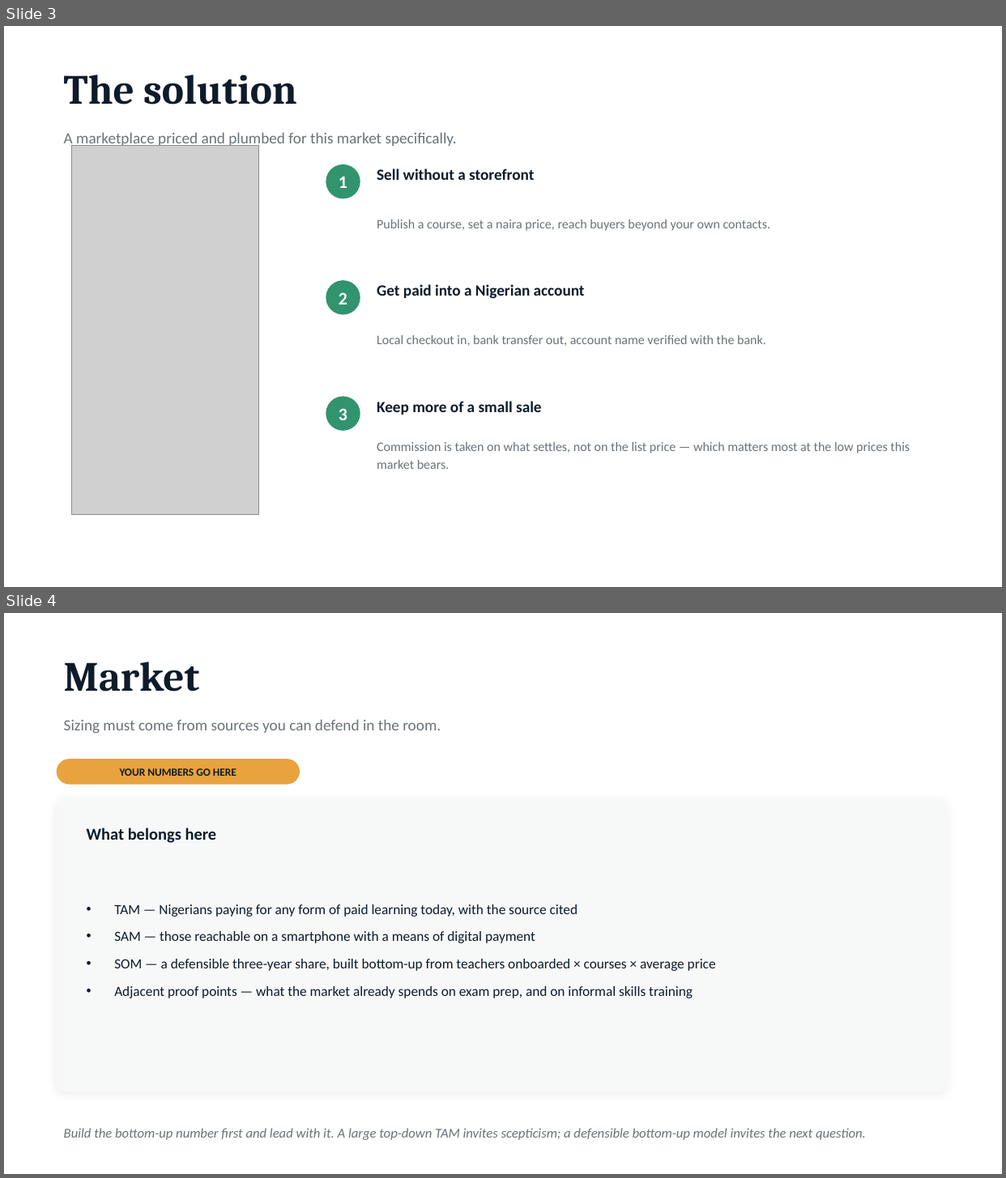
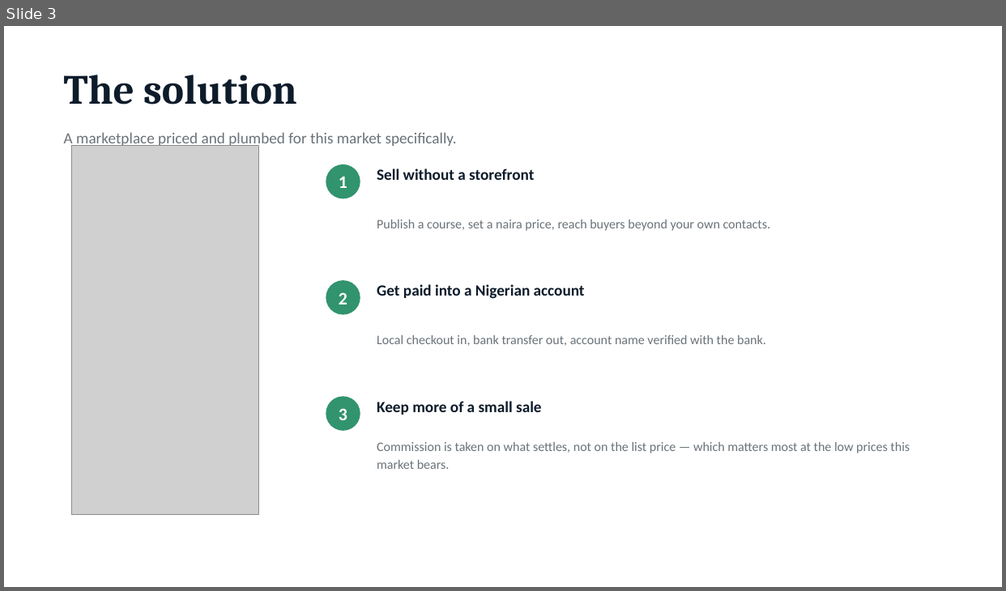
Before and after one commit to Usmandankama/padi_learn, a slide deck: docs/decks/PadiLearn-Investor-Pitch.pptx. Shown one above the other, each under a label of ours: slides 3 and 4 before the commit, slide 3 after it. The pictures are 1006x1178 and 1006x591 pixels, drawn with LibreOffice and Linux fonts; fonts in the diff are those of the drawing; grey boxes stand for pictures. Boxes give left, top, right and bottom in pixels: in the first picture for what was removed or moved away, otherwise in the second. Text is boxed around its words. In the diff, an @@ line names an element or a change of style, - is before the commit and + after.

```diff
--- a/docs/decks/PadiLearn-Investor-Pitch.pptx
+++ b/docs/decks/PadiLearn-Investor-Pitch.pptx
@@ slide 4 removed at bbox=[4, 613, 1002, 1174], background #FFFFFF @@
@@ text removed at bbox=[64, 662, 200, 692] @@
-Market
@@ text removed at bbox=[64, 719, 441, 734] @@
-Sizing must come from sources you can defend in the room.
@@ rounded rectangle removed at bbox=[57, 759, 300, 785] @@
@@ text removed at bbox=[120, 769, 236, 776] @@
-YOUR NUMBERS GO HERE
@@ rounded rectangle removed at bbox=[57, 800, 948, 1093] @@
@@ text removed at bbox=[87, 828, 217, 843] @@
-What belongs here
@@ text removed at bbox=[114, 905, 716, 999] @@
-• TAM — Nigerians paying for any form of paid learning today, with the source cited
-• SAM — those reachable on a smartphone with a means of digital payment
-• SOM — a defensible three-year share, built bottom-up from teachers onboarded × courses × average price
-• Adjacent proof points — what the market already spends on exam prep, and on informal skills training
@@ text removed at bbox=[64, 1128, 866, 1140] @@
-Build the bottom-up number first and lead with it. A large top-down TAM invites scepticism; a defensible bottom-up model invites the next question.
```
Also in this commit, not shown: 6 slides changed, 3 slides added, 2 other slides removed, 2 other files.
